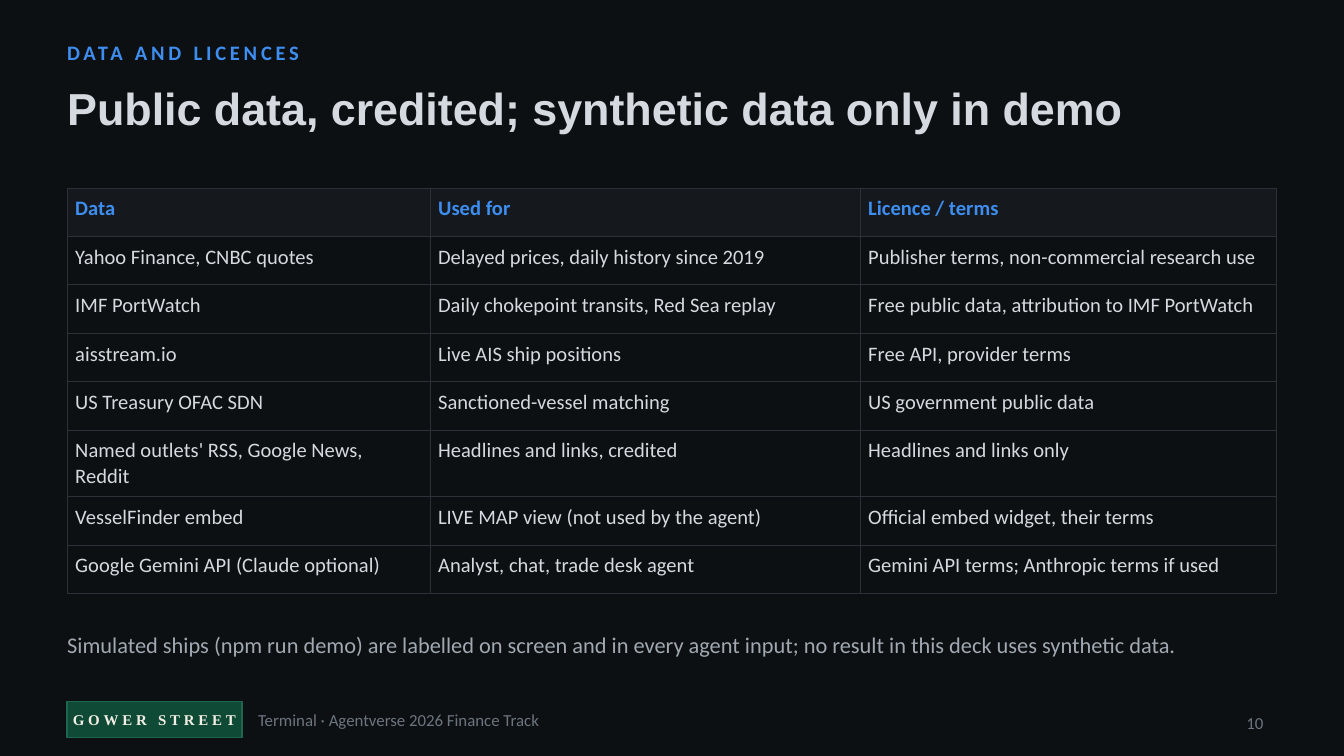
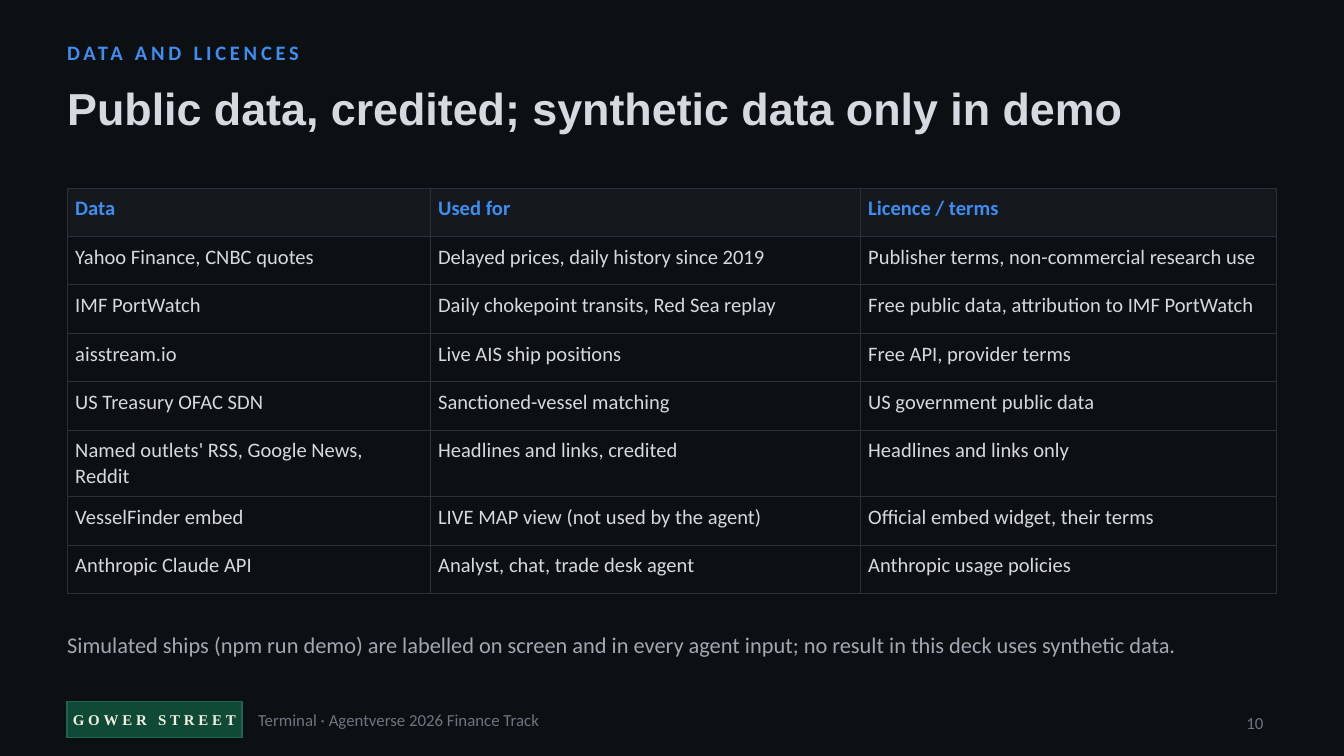
Before and after one commit to itsaminzare/gower-street-terminal, a slide deck: slide 10 of deck/Gower-Street-Terminal-pitch.pptx. Drawn at 1344x756 pixels with LibreOffice and Linux fonts; fonts in the diff are those of the drawing. Boxes give left, top, right and bottom in pixels: in the first picture for what was removed or moved away, otherwise in the second. Text is boxed around its words. In the diff, an @@ line names an element or a change of style, - is before the commit and + after.

```diff
--- a/deck/Gower-Street-Terminal-pitch.pptx
+++ b/deck/Gower-Street-Terminal-pitch.pptx
@@ table at (67,188,1277,580) @@
-row 8, column 1: Google Gemini API (Claude optional)
+row 8, column 1: Anthropic Claude API
-row 8, column 3: Gemini API terms; Anthropic terms if used
+row 8, column 3: Anthropic usage policies
```
Also in this commit, not shown: 1 other slide changed, 19 other files.
